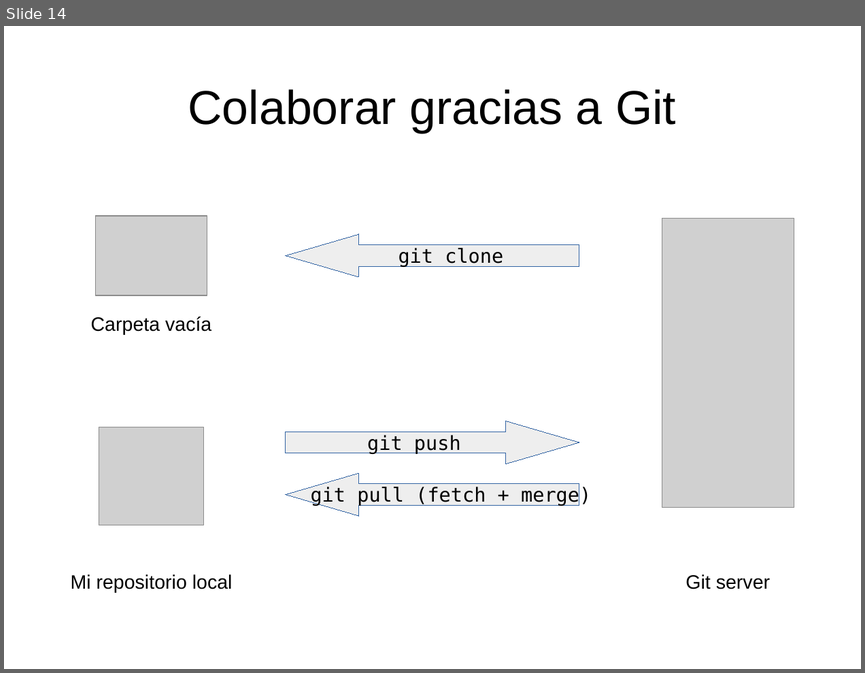
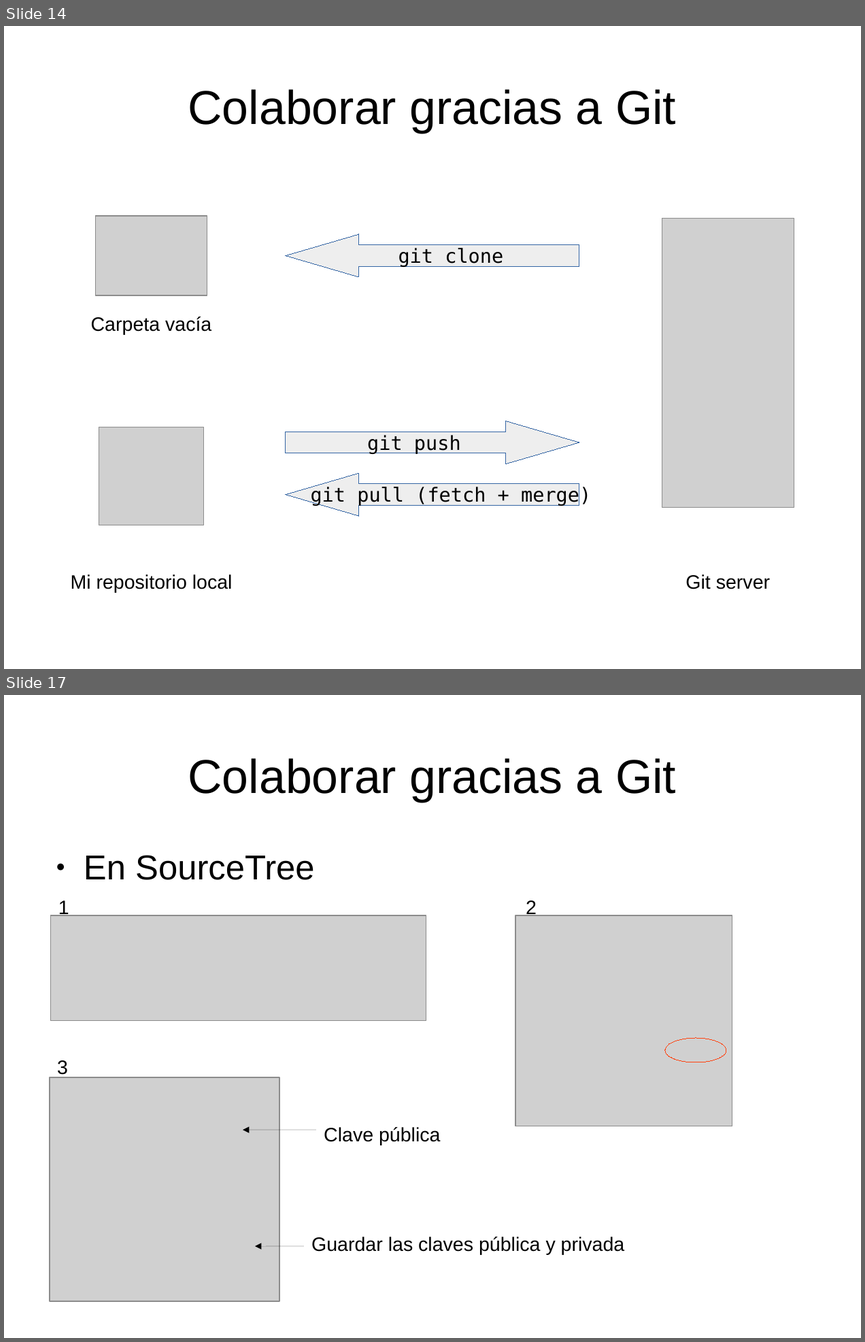
Before and after one commit to franperr/introduccion-git-github, a slide deck: Diapositivas.odp. Shown one above the other, each under a label of ours: slide 14 before the commit, slides 14 and 17 after it; the slides between them are not shown. The pictures are 865x673 and 865x1342 pixels, drawn with LibreOffice and Linux fonts; fonts in the diff are those of the drawing; grey boxes stand for pictures. Boxes give left, top, right and bottom in pixels: in the first picture for what was removed or moved away, otherwise in the second. Text is boxed around its words. In the diff, an @@ line names an element or a change of style, - is before the commit and + after.

```diff
--- a/Diapositivas.odp
+++ b/Diapositivas.odp
@@ slide 17 added at <box>4,695,861,1338</box>, background #FFFFFF @@
@@ title added at <box>188,758,676,802</box>, 44 pt, text #000000 @@
+Colaborar gracias a Git
@@ text added at <box>84,855,315,880</box>, 32 pt, text #000000 @@
+● En SourceTree
@@ picture added at <box>51,915,426,1020</box> @@
@@ text added at <box>58,900,69,917</box>, 18 pt, text #000000 @@
+1
@@ picture added at <box>515,915,732,1125</box> @@
@@ text added at <box>526,900,536,917</box>, 18 pt, text #000000 @@
+2
@@ ellipse added at <box>665,1038,726,1062</box>, outline #FF420E 0 pt @@
@@ text added at <box>57,1060,68,1078</box>, 18 pt, text #000000 @@
+3
@@ picture added at <box>50,1078,280,1302</box> @@
@@ arrow added from (317, 1130) to (243, 1130), #000000 0 pt @@
@@ text added at <box>324,1127,441,1145</box>, 18 pt, text #000000 @@
+Clave pública
@@ text added at <box>311,1236,625,1254</box>, 18 pt, text #000000 @@
+Guardar las claves pública y privada
@@ arrow added from (304, 1246) to (255, 1246), #000000 0 pt @@
```
Also in this commit, not shown: 1 slide changed, 4 other slides added, 1 other file.
